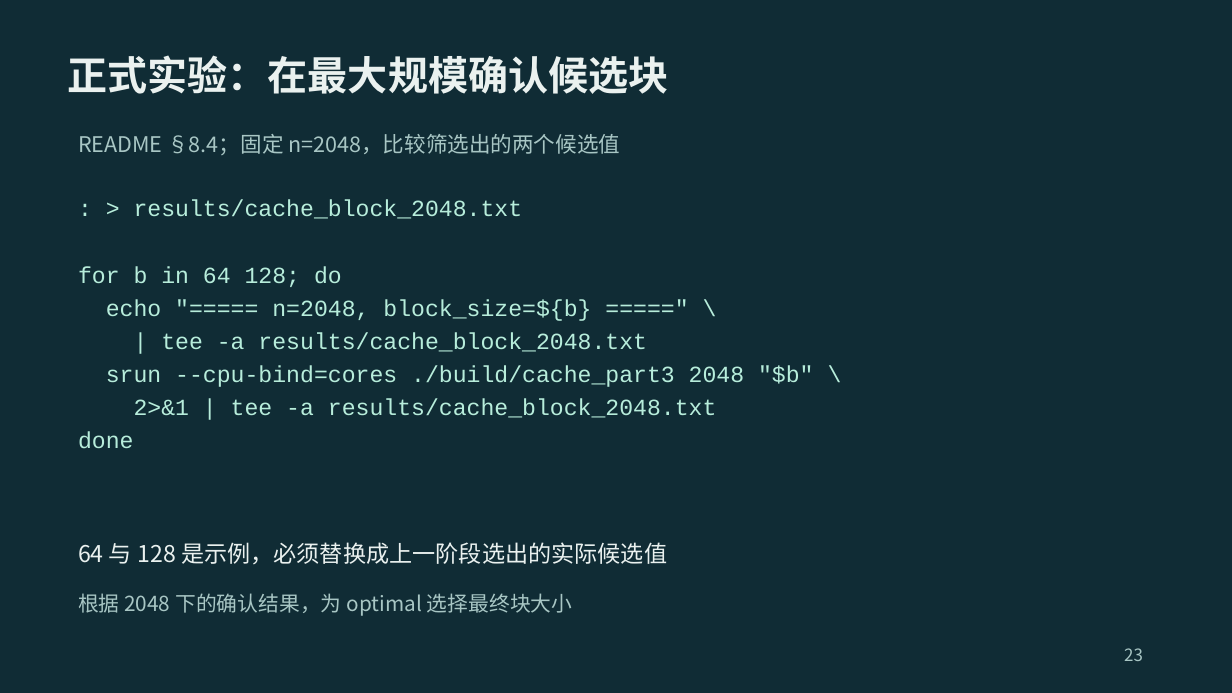
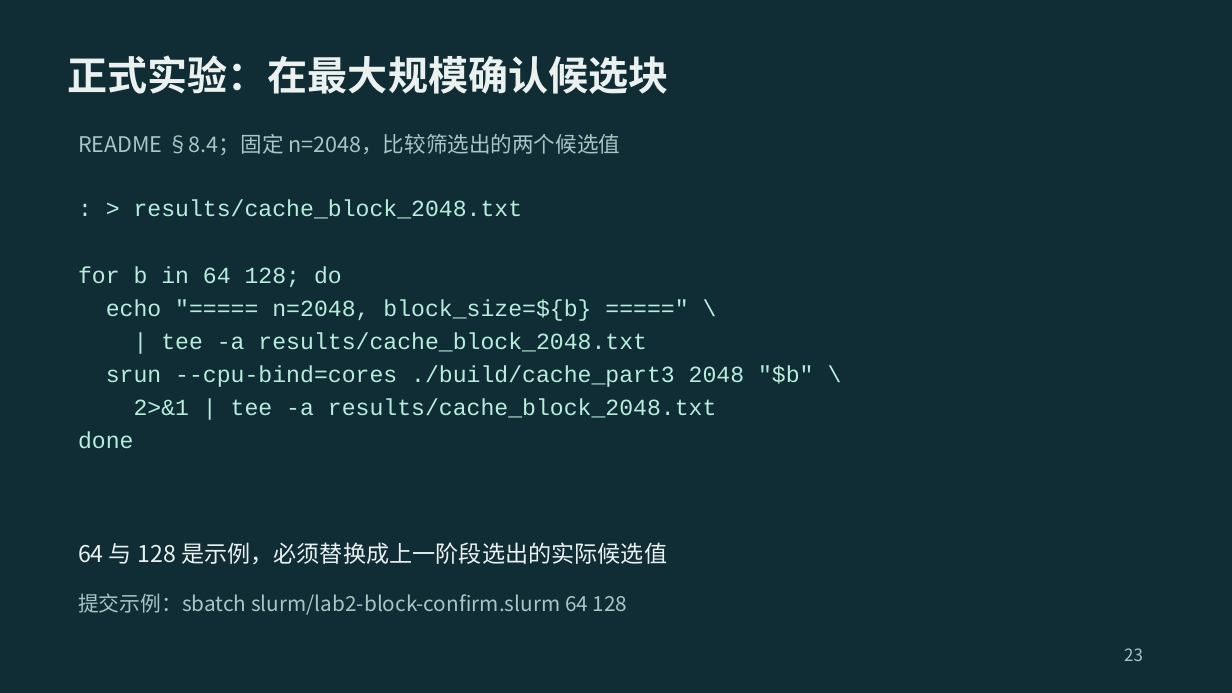
Before and after one commit to 2026-fall-calabs/calabs-2026-fall-starter, a slide deck: slide 23 of docs/交我算平台Lab运行指南-学生版.pptx. Drawn at 1232x693 pixels with LibreOffice and Linux fonts; fonts in the diff are those of the drawing. Boxes give left, top, right and bottom in pixels: in the first picture for what was removed or moved away, otherwise in the second. Text is boxed around its words. In the diff, an @@ line names an element or a change of style, - is before the commit and + after.

Commit message:
feat: add course Slurm examples with three-hour limits

```diff
--- a/docs/交我算平台Lab运行指南-学生版.pptx
+++ b/docs/交我算平台Lab运行指南-学生版.pptx
@@ text at [78,593,628,615]: text changed @@
-根据 2048 下的确认结果，为 optimal 选择最终块大小
+提交示例：sbatch slurm/lab2-block-confirm.slurm 64 128
```
Also in this commit, not shown: 11 other slides changed, 15 other files.
